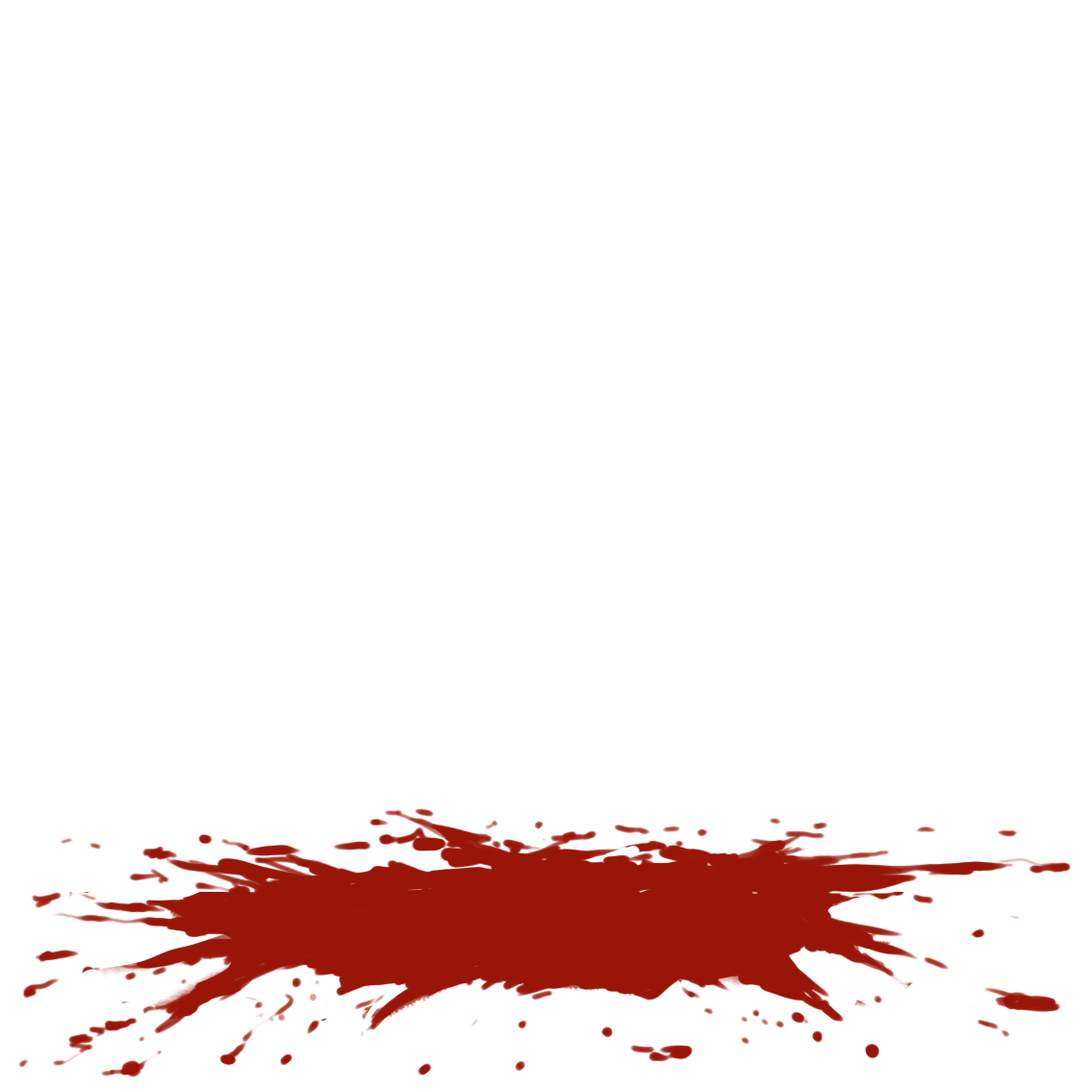
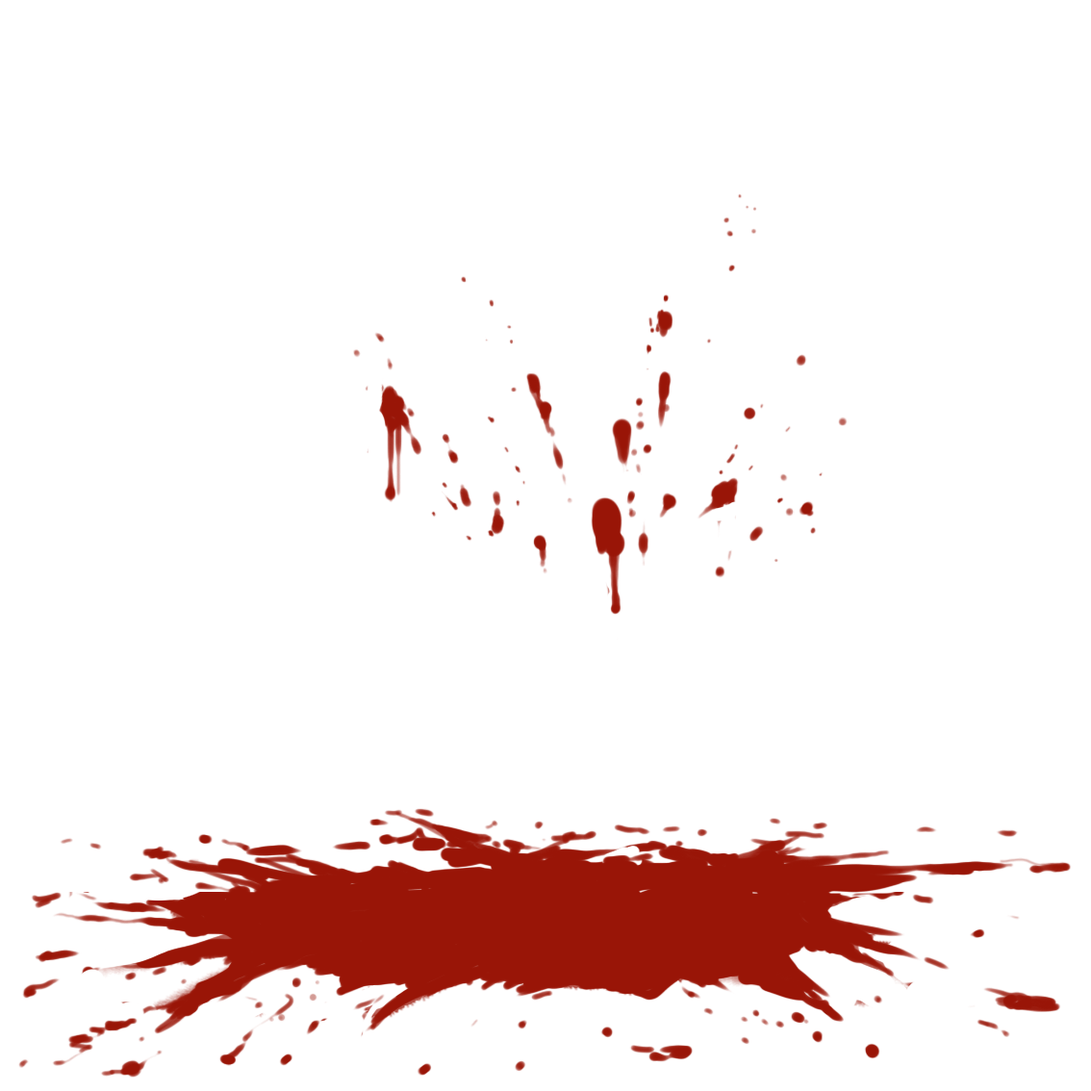
Layered file, before and after one edit (1091×1091). Changes by layer:
added layer "bloodWall" above "after" over [353,193,848,616]
